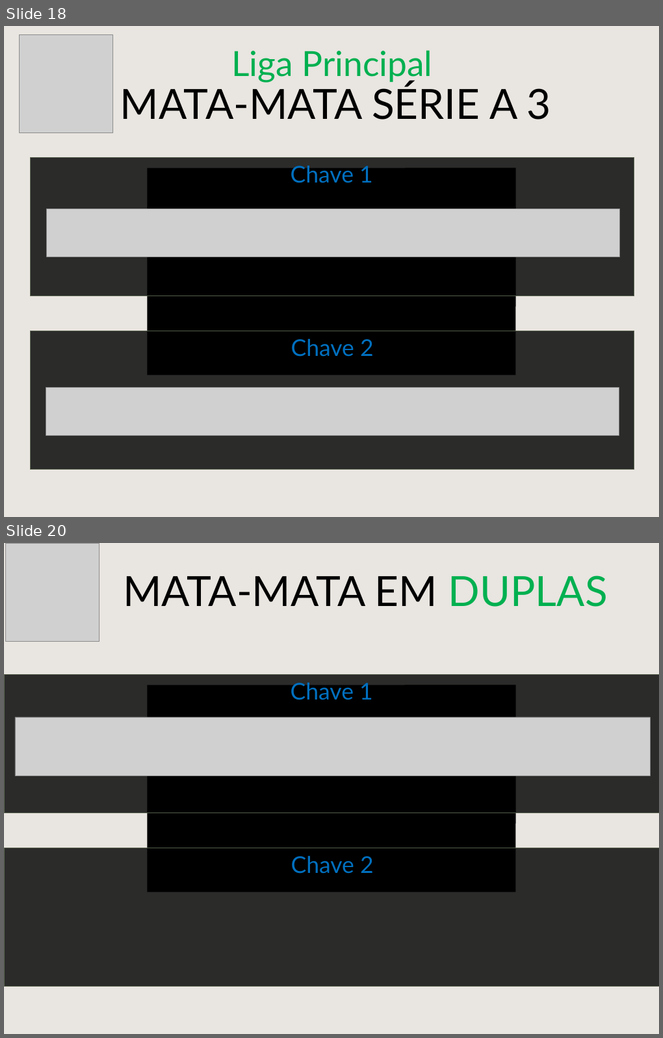
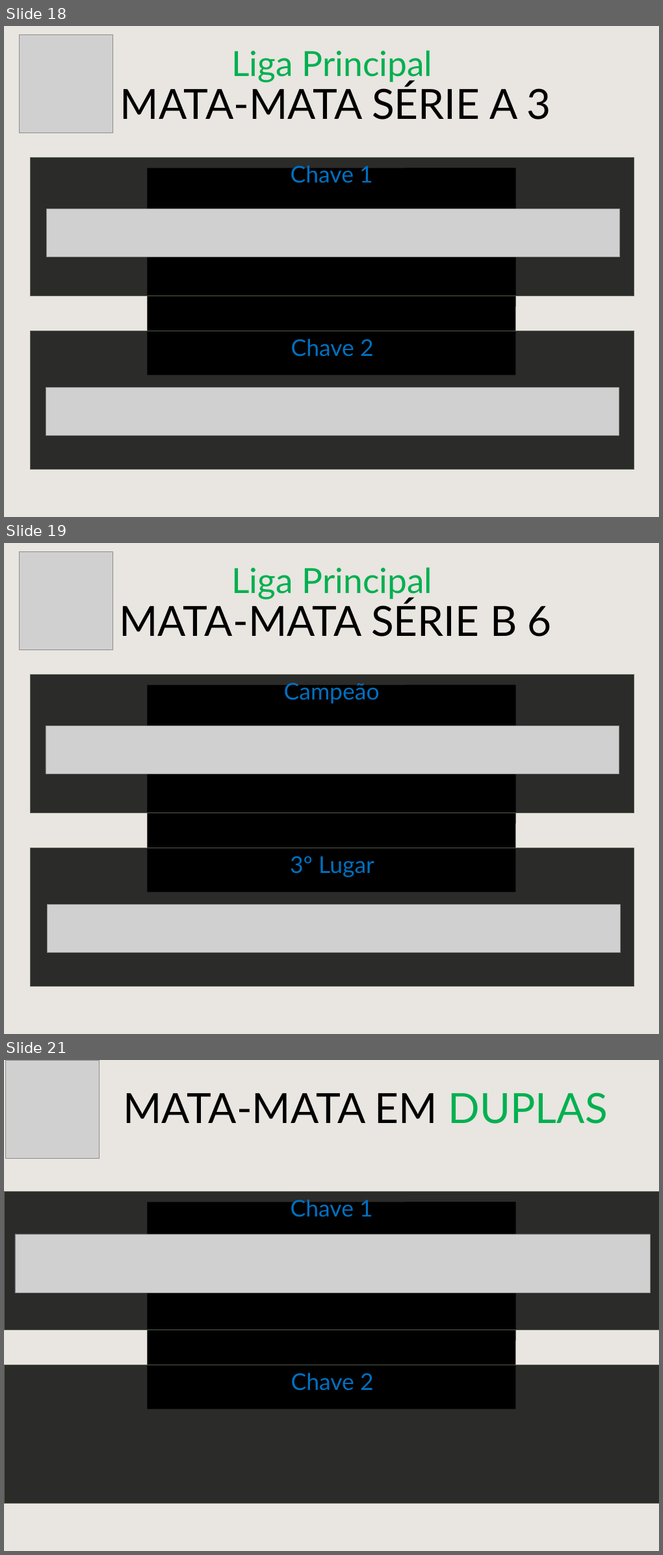
Before and after one commit to cknakayama/automacao_ligaroletarussa2021, a slide deck: MataMataPlanilha.pptx. Shown one above the other, each under a label of ours: slides 18 and 20 before the commit, slides 18, 19 and 21 after it; the slides between them are not shown. The pictures are 663x1038 and 663x1555 pixels, drawn with LibreOffice and Linux fonts; fonts in the diff are those of the drawing; grey boxes stand for pictures; background and template pictures are left out. Boxes give left, top, right and bottom in pixels: in the first picture for what was removed or moved away, otherwise in the second. Text is boxed around its words. In the diff, an @@ line names an element or a change of style, - is before the commit and + after.

```diff
--- a/MataMataPlanilha.pptx
+++ b/MataMataPlanilha.pptx
@@ slide 19 added at (4, 543, 659, 1034), background picture (left out); not listed: 1 template element that a slide beside it also shows @@
@@ picture added at (20, 551, 113, 650) @@
@@ text added at (232, 567, 433, 600), 60 pt, text #00B050 @@
+Liga Principal
@@ text added at (120, 600, 552, 637), 72 pt, text #000000 @@
+MATA-MATA SÉRIE B 6
@@ rectangle added at (31, 674, 634, 813), fill #000000 at 81% opacity, outline #57624D 1 pt @@
@@ rectangle added at (147, 685, 516, 892), fill #000000 @@
@@ text added at (284, 679, 380, 704), 40 pt, text #0070C0 @@
+Campeão
@@ picture added at (406, 685, 516, 823) @@
@@ picture added at (46, 726, 619, 774) @@
@@ rectangle added at (31, 848, 634, 986), fill #000000 at 81% opacity, outline #57624D 1 pt @@
@@ text added at (290, 856, 374, 878), 40 pt, text #0070C0 @@
+3º Lugar
@@ picture added at (47, 905, 620, 953) @@
@@ what was slide 20 is now slide 21 @@
```
Also in this commit, not shown: 1 slide changed, 3 other files.
